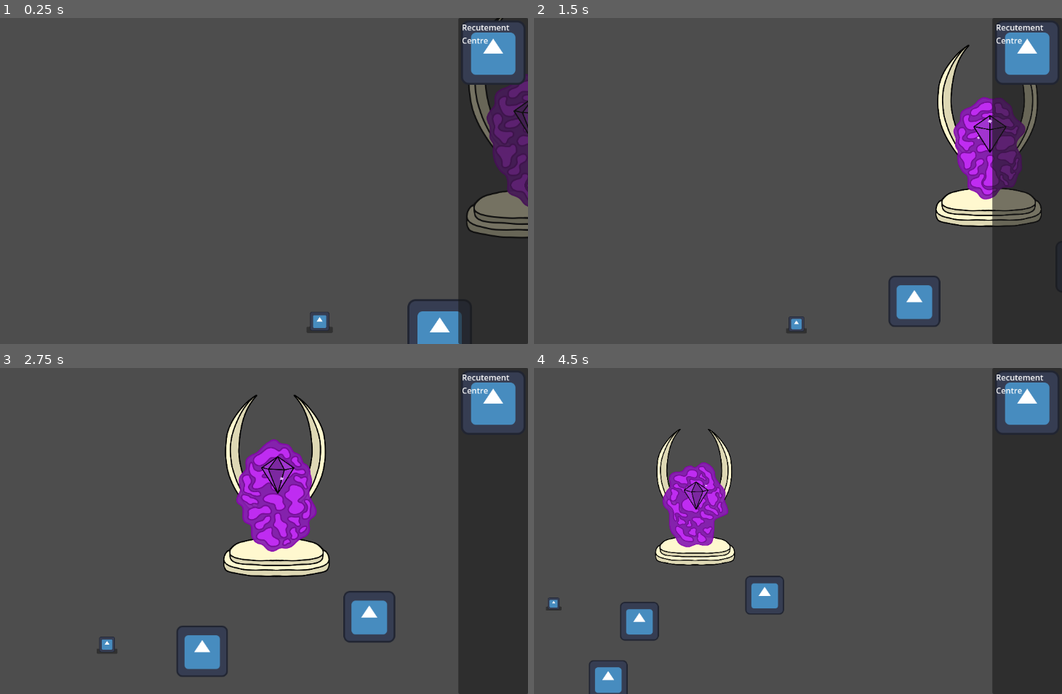
Above: before the commit, frames 1-4 (two rows, left to right).
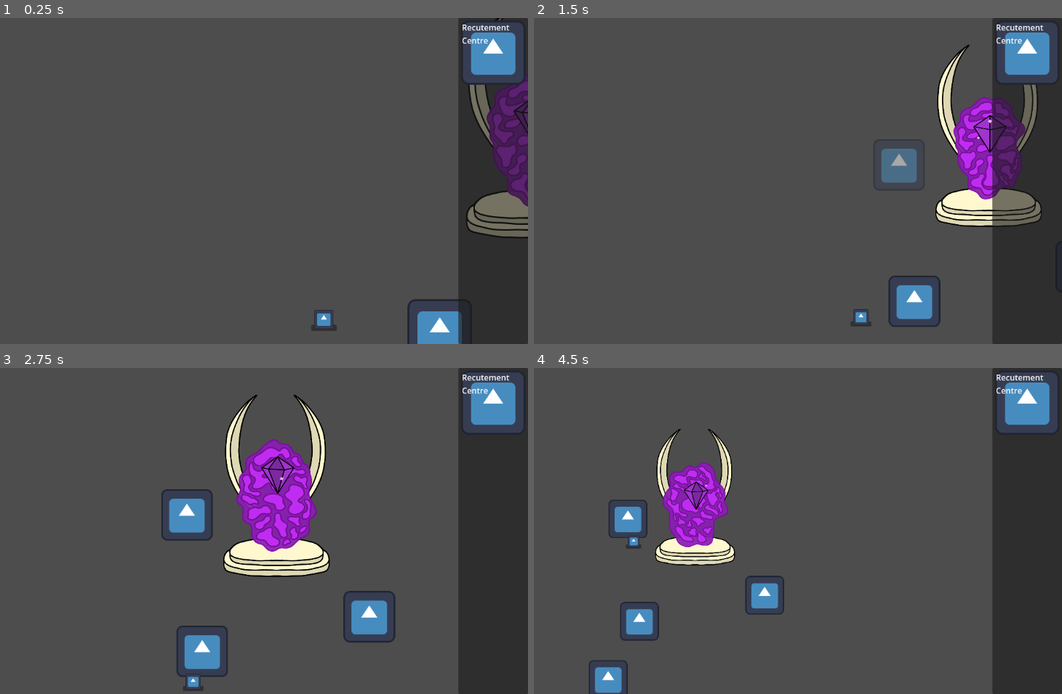
Above: after the commit, the same moments.

Repository: CiaranWoodward/LD55
Game: Godot game, scene res://Map/GameMap.tscn
Two runs of this game, one before a commit and one after it. Both use one fixed random seed, a clock stepped at 60 frames per second and the inputs below. The engine's default icon, where the game draws it, is replaced by a stand-in: a white triangle on a blue panel in a dark square.
Inputs (mouse positions are in pixels of both pictures, inside the frame that each line leads up to):
- Up to frame 1 (0.25 s): no input
- Up to frame 2 (1.5 s): click "Recutement Centre" at 0.5 s; move the mouse to (898, 164) at 1.27 s; hold Right (ui_right) from 1.28 s (still down); hold Mouse wheel down (zoom_in) from 1.28 s (still down); click (898, 164) at 1.42 s
- Up to frame 3 (2.75 s): release Right (ui_right) at 2 s; release Mouse wheel down (zoom_in) at 2 s; drag from (121, 547) to (227, 651) at 2.02 s
- Up to frame 4 (4.5 s): move the mouse to (829, 459) at 2.77 s; hold Right (ui_right) 2.78-3.5 s; hold Mouse wheel down (zoom_in) 2.78-3.5 s; click (829, 459) at 2.92 s; drag from (739, 596) to (597, 482) at 3.52 s; move the mouse to (945, 579) at 4.27 s; hold Left (ui_left) from 4.28 s (still down); hold Mouse wheel down (zoom_in) from 4.28 s (still down); click (945, 579) at 4.42 s

The runs differ from the first frame. In frame 1, 0.2% of the frame differs, in the area x 58-64%, y 89-97%; in frame 2, 0.9%; in frame 3, 1.1%, in the area x 18-41%, y 37-100%; in frame 4, 0.7%.
Error before the commit: Parse Error: The function signature doesn't match the parent. Parent signature is "take_me(BaseCharacter, bool = <default>) -> bool". (res://Buildings/Producti…

Commit message:
Fix merge issues

Diff:
--- a/Buildings/Portal.tscn
+++ b/Buildings/Portal.tscn
@@ -695,6 +695,9 @@
 [sub_resource type="Gradient" id="Gradient_q6o3s"]
 colors = PackedColorArray(0.579351, 0.0888221, 0.741283, 1, 0.74902, 0.172549, 0.945098, 1)
 
+[sub_resource type="RectangleShape2D" id="RectangleShape2D_tgowq"]
+size = Vector2(268, 426)
+
 [node name="Portal" type="Node2D"]
 script = ExtResource("1_qfxbj")
 
@@ -845,3 +848,14 @@
 scale_amount_curve = SubResource("Curve_eelrs")
 color_ramp = SubResource("Gradient_0b25j")
 color_initial_ramp = SubResource("Gradient_q6o3s")
+
+[node name="BuildPrevention" type="Area2D" parent="."]
+collision_layer = 3
+
+[node name="BuildPreventionShape" type="CollisionShape2D" parent="BuildPrevention"]
+position = Vector2(-2, -114)
+shape = SubResource("RectangleShape2D_tgowq")
+
+[node name="Polygon2D" type="Polygon2D" parent="."]
+color = Color(1, 1, 1, 0)
+polygon = PackedVector2Array(-105, -5, 94, -3, 128, 84, -133, 87)
--- a/Buildings/ProductionBuilding.gd
+++ b/Buildings/ProductionBuilding.gd
@@ -57,7 +57,7 @@
 		return true
 	return false
 
-func take_me(character: BaseCharacter) -> bool:
+func take_me(character: BaseCharacter, dropped = false) -> bool:
 	if (character.is_class(type_string(typeof(Cat))) && cat_count < cat_slots):
 		character.queue_free()
 		set_cat_count(cat_count+1)
--- a/Characters/BaseCharacter.gd
+++ b/Characters/BaseCharacter.gd
@@ -38,12 +38,13 @@
 	nav.target_desired_distance = 50
 
 func _physics_process(delta):
+	if _picked_up:
+		return
 	if nav.is_target_reached():
 		if is_instance_valid(current_target) && current_target.take_me(self):
 			current_target = null
 		else:
 			_find_new_target()
-
 
 	var direction = Vector3();
 	direction = nav.get_next_path_position() - global_position
@@ -57,8 +58,10 @@
 	_pick_up_tween = create_tween()
 
 func pick_up():
+	assert(!_picked_up)
 	if Global.cursor.is_free():
 		Global.cursor.pick_up(self)
+		_picked_up = true
 		input_pickable = false
 		current_target = null
 		_stashed_collision_layer = collision_layer
@@ -74,7 +77,9 @@
 		_last_valid_location = gcoords
 
 func put_down():
+	assert(_picked_up)
 	input_pickable = true
+	_picked_up = false
 	_new_pickup_tween()
 	_pick_up_tween.tween_property(get_node("Graphic"), "position", Vector2.ZERO, 0.2)
 	_pick_up_tween.parallel().tween_property(self, "_pickup_offset", Vector2.ZERO, 0.2)
--- a/Map/GameMap.tscn
+++ b/Map/GameMap.tscn
@@ -32,10 +32,10 @@
 
 [node name="Cat" parent="NavigationRegion2D" instance=ExtResource("4_1crc1")]
 position = Vector2(163.83, 270.029)
+
 [node name="Hud" parent="." instance=ExtResource("3_o1tnc")]
 
 [node name="Cursor" parent="." instance=ExtResource("4_0ycld")]
-idle_color = Color(1, 1, 1, 1)
 
 [node name="PlayerCam" type="Camera2D" parent="."]
 script = ExtResource("6_5o6ap")
Not shown: 2 places in Buildings/Portal.tscn that only renumber resources
